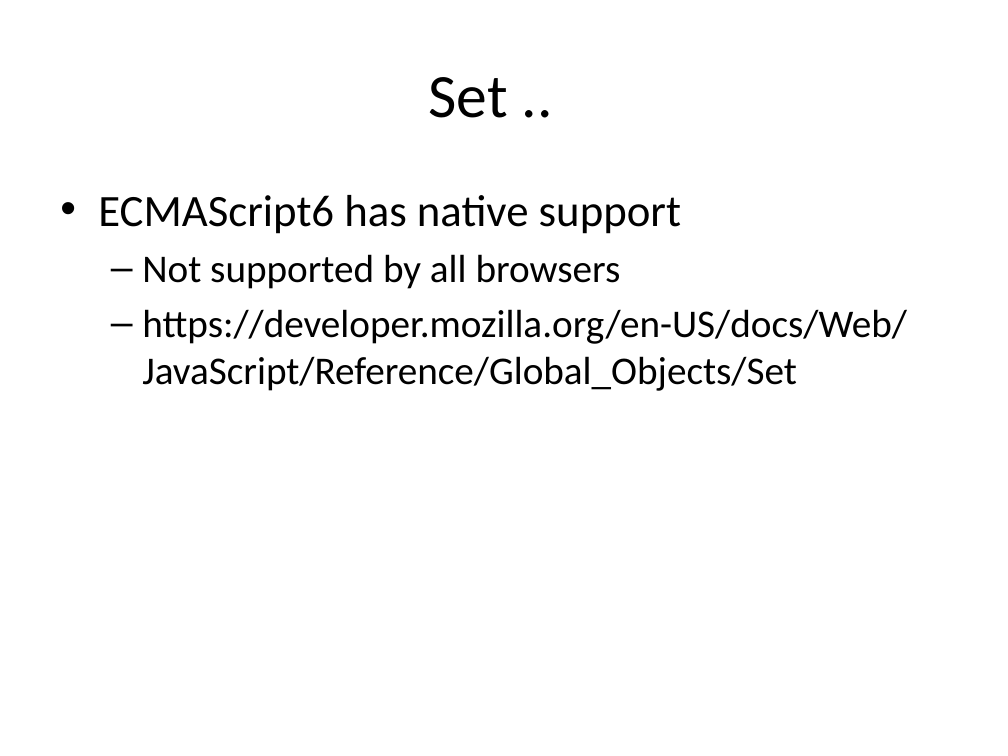
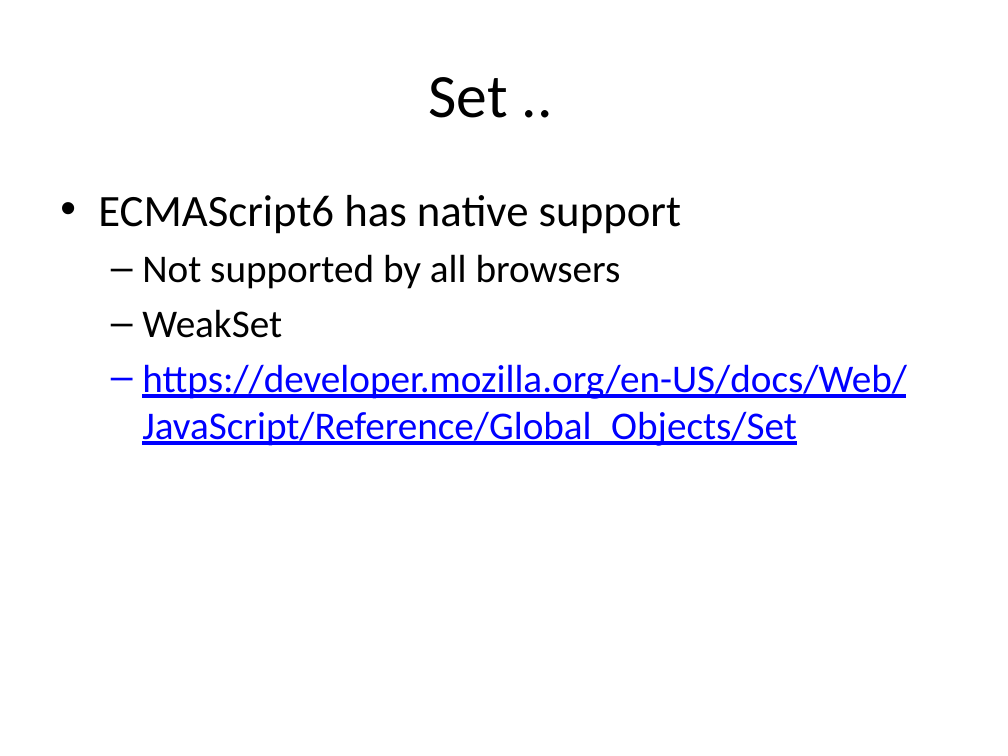
Before and after one commit to rajeshcs/jstalk, a slide deck: slide 16 of JavascriptDS.pptx (slide 15 before the commit). Drawn at 1008x756 pixels with LibreOffice and Linux fonts; fonts in the diff are those of the drawing. Boxes give left, top, right and bottom in pixels: in the first picture for what was removed or moved away, otherwise in the second. Text is boxed around its words. In the diff, an @@ line names an element or a change of style, - is before the commit and + after.

```diff
--- a/JavascriptDS.pptx
+++ b/JavascriptDS.pptx
@@ text at <box>142,309,282,338</box>: paragraph added @@
+  – WeakSet
@@ text at <box>142,364,907,446</box>: text colour #000000 to #0000FF, underline on in "https://developer.mozilla.org/en-US/docs/Web/JavaScript/Refe ..." @@
```
Also in this commit, not shown: 5 other slides changed, 5 slides added, 2 other files.
